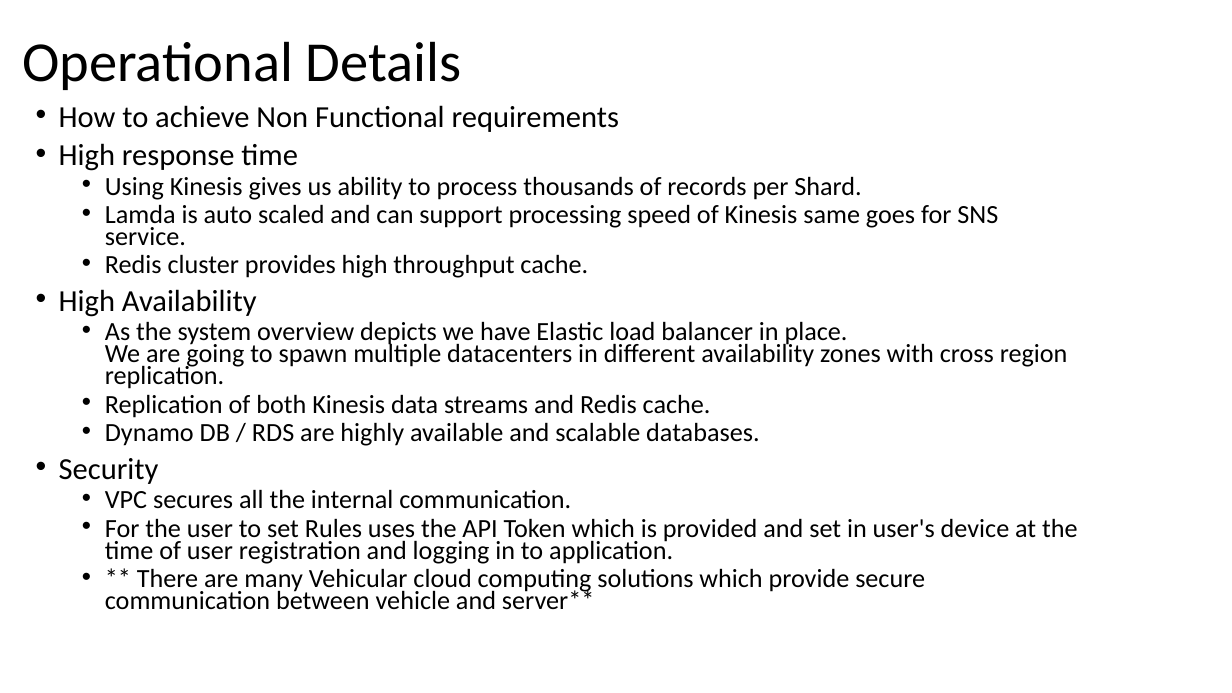
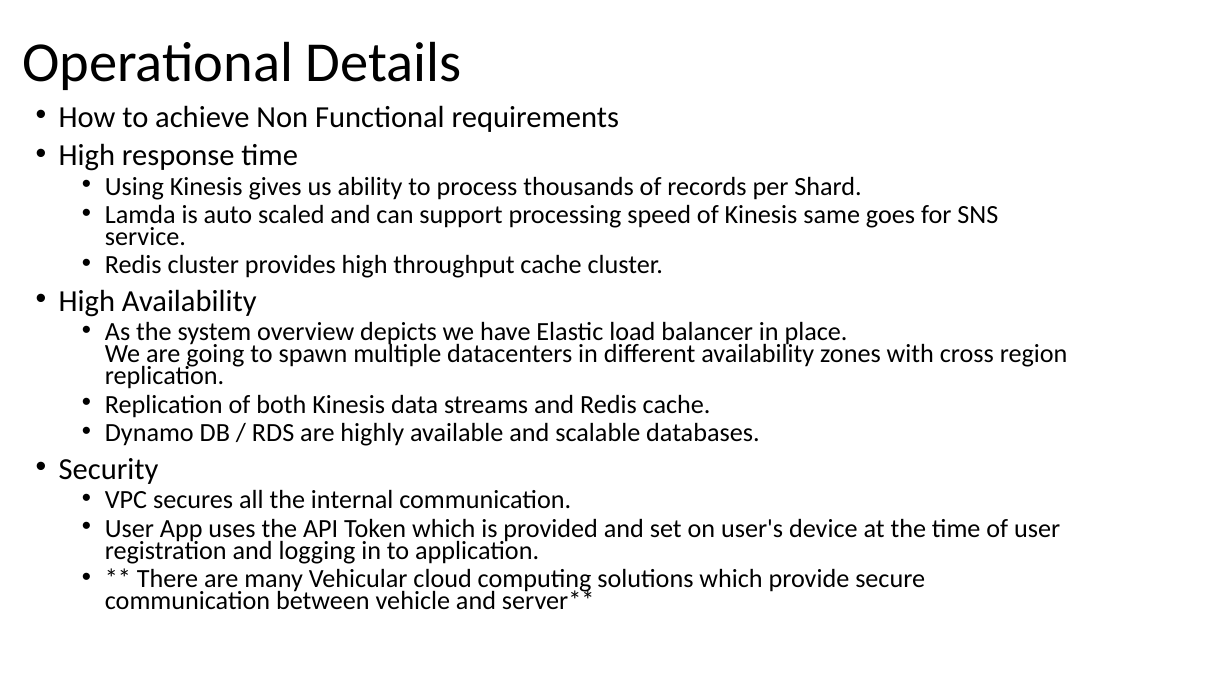
Before and after one commit to debashismohanty/crud, a slide deck: slide 14 of Presentation RMCH Unit.pptx (slide 10 before the commit). Drawn at 1232x693 pixels with LibreOffice and Linux fonts; fonts in the diff are those of the drawing. Boxes give left, top, right and bottom in pixels: in the first picture for what was removed or moved away, otherwise in the second. Text is boxed around its words. In the diff, an @@ line names an element or a change of style, - is before the commit and + after.

```diff
--- a/Presentation RMCH Unit.pptx
+++ b/Presentation RMCH Unit.pptx
@@ text at (x1=105, y1=254, x2=663, y2=278): text changed @@
-  • Redis cluster provides high throughput cache.
+  • Redis cluster provides high throughput cache cluster.
@@ text at (x1=105, y1=518, x2=1060, y2=564): text changed @@
-  • For the user to set Rules uses the API Token which is provided and set in user's device at the time of user registration and logging in to application.
+  • User App uses the API Token which is provided and set on user's device at the time of user registration and logging in to application.
```
Also in this commit, not shown: 8 other slides changed, 4 slides added.
